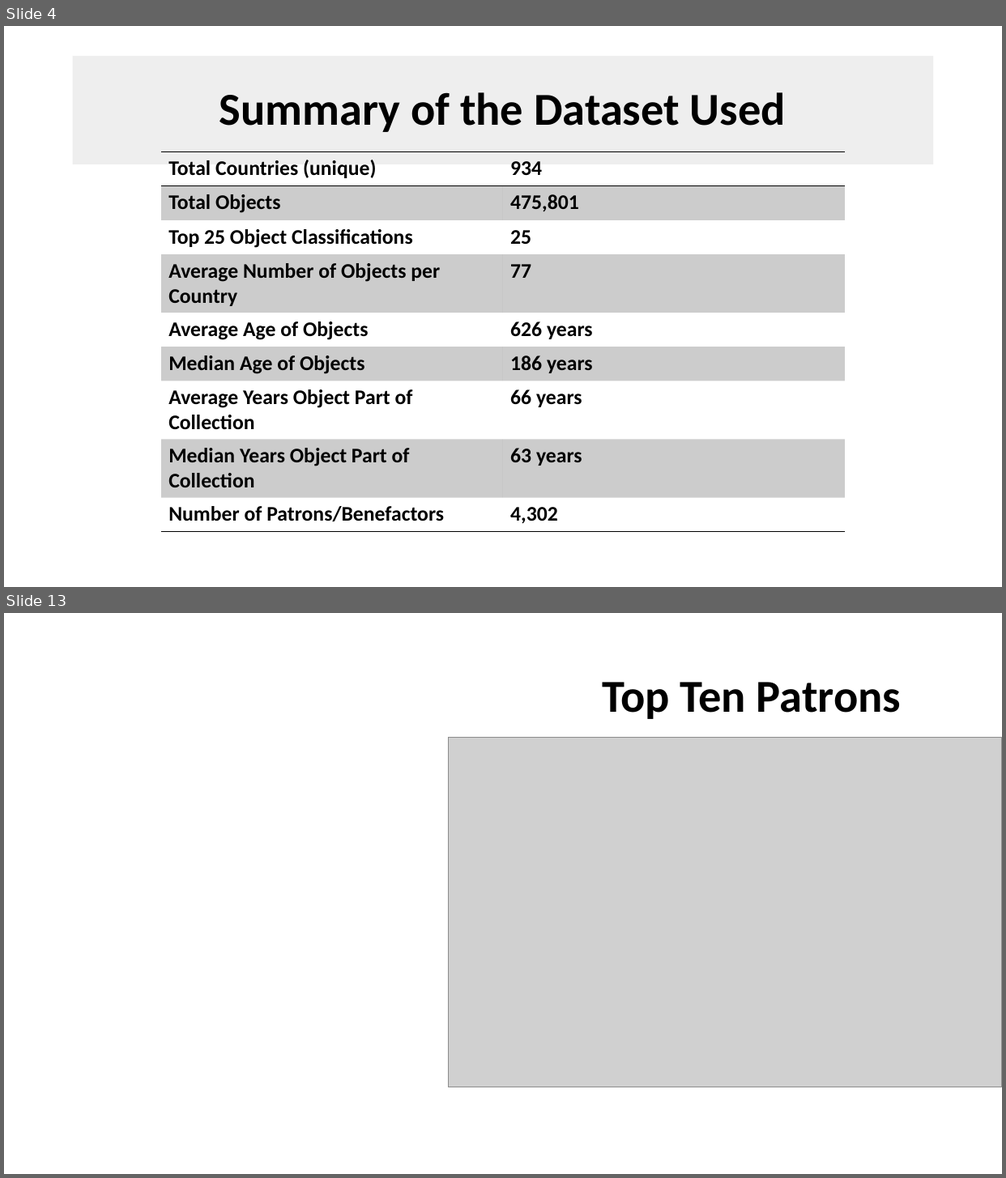
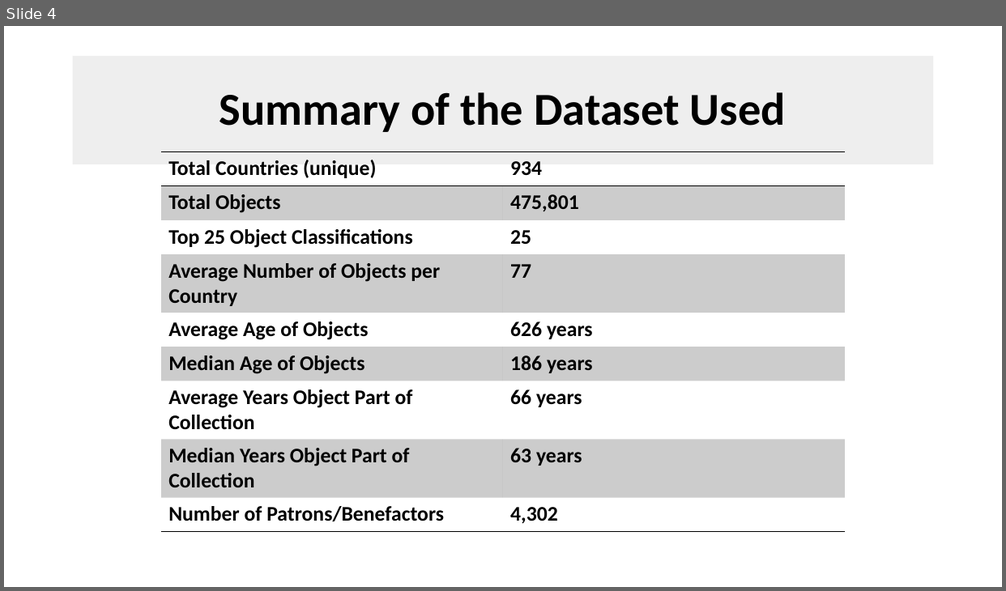
Before and after one commit to MtSopris/ProjectMet2, a slide deck: Analysis of th MET.pptx. Shown one above the other, each under a label of ours: slides 4 and 13 before the commit, slide 4 after it; the slides between them are not shown. The pictures are 1006x1178 and 1006x591 pixels, drawn with LibreOffice and Linux fonts; fonts in the diff are those of the drawing; grey boxes stand for pictures; background and template pictures are left out. Boxes give left, top, right and bottom in pixels: in the first picture for what was removed or moved away, otherwise in the second. Text is boxed around its words. In the diff, an @@ line names an element or a change of style, - is before the commit and + after.

```diff
--- a/Analysis of th MET.pptx
+++ b/Analysis of th MET.pptx
@@ slide 13 removed at (x1=4, y1=613, x2=1002, y2=1174), background picture (left out) @@
@@ title removed at (x1=602, y1=682, x2=901, y2=719) @@
-Top Ten Patrons
@@ picture removed at (x1=448, y1=737, x2=1002, y2=1088) @@
```
Also in this commit, not shown: 8 slides changed, 2 slides added, 2 other slides removed, 9 other files.
